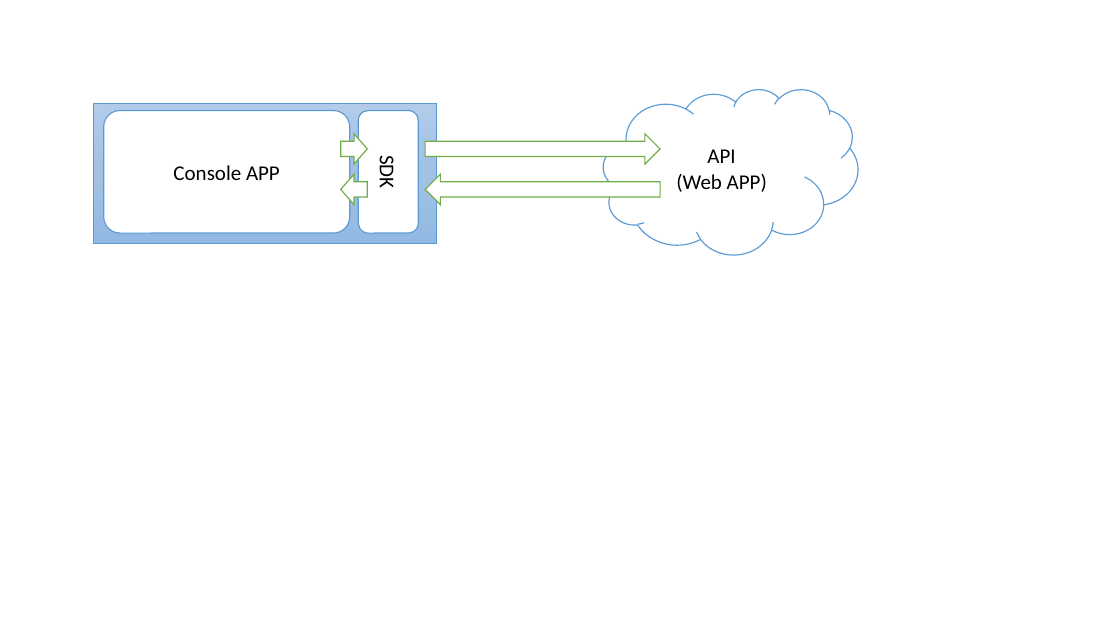
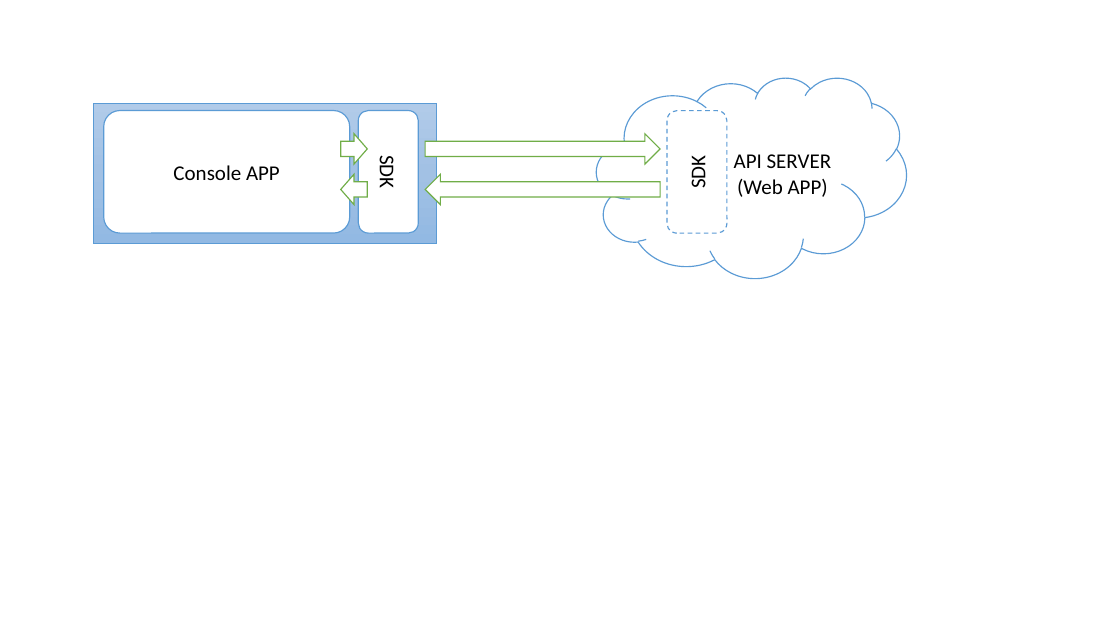
Before and after one commit to andrew0928/SDKDemo, a slide deck: slide 1 of diagram.pptx. Drawn at 1120x630 pixels with LibreOffice and Linux fonts; fonts in the diff are those of the drawing. Boxes give left, top, right and bottom in pixels: in the first picture for what was removed or moved away, otherwise in the second. Text is boxed around its words. In the diff, an @@ line names an element or a change of style, - is before the commit and + after.

```diff
--- a/diagram.pptx
+++ b/diagram.pptx
@@ cloud "API SERVER": place and size @@
-cloud "API SERVER" at bbox=[603, 89, 858, 255]
+cloud "API SERVER" at bbox=[597, 77, 907, 278]
@@ rounded rectangle added at bbox=[668, 110, 727, 233], outline #5B9BD5 1 pt dashed, 18 pt, text #000000 @@
+SDK
@@ text in cloud at bbox=[734, 154, 832, 168]: text changed @@
-API
+API SERVER
```
Also in this commit, not shown: 2 slides added, 12 other files.
